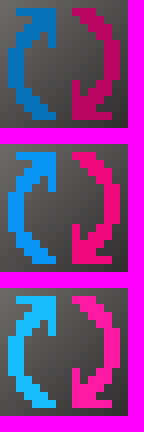
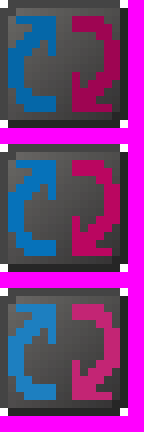
Layer changes from the first 144x432 image to the second:
painted on "icon copy #1" over [8, 296, 120, 408]
painted on "icon copy" over [8, 152, 120, 264]
painted on "icon" over [8, 8, 120, 120]
painted on "Background" over [0, 0, 128, 416]
